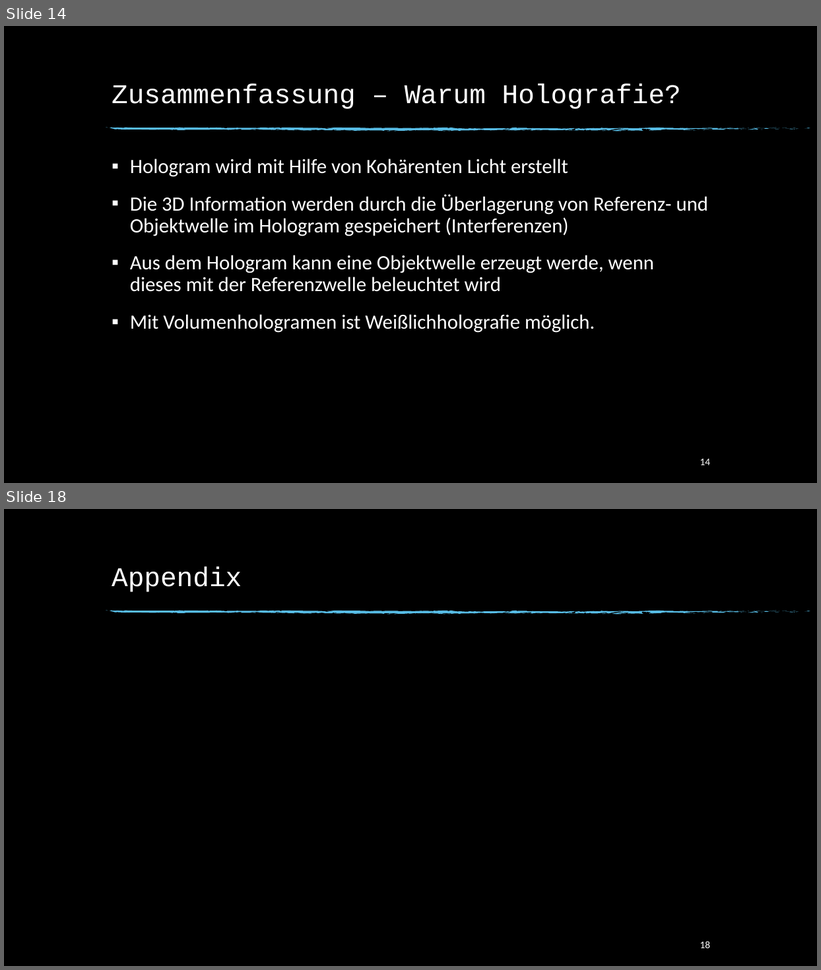
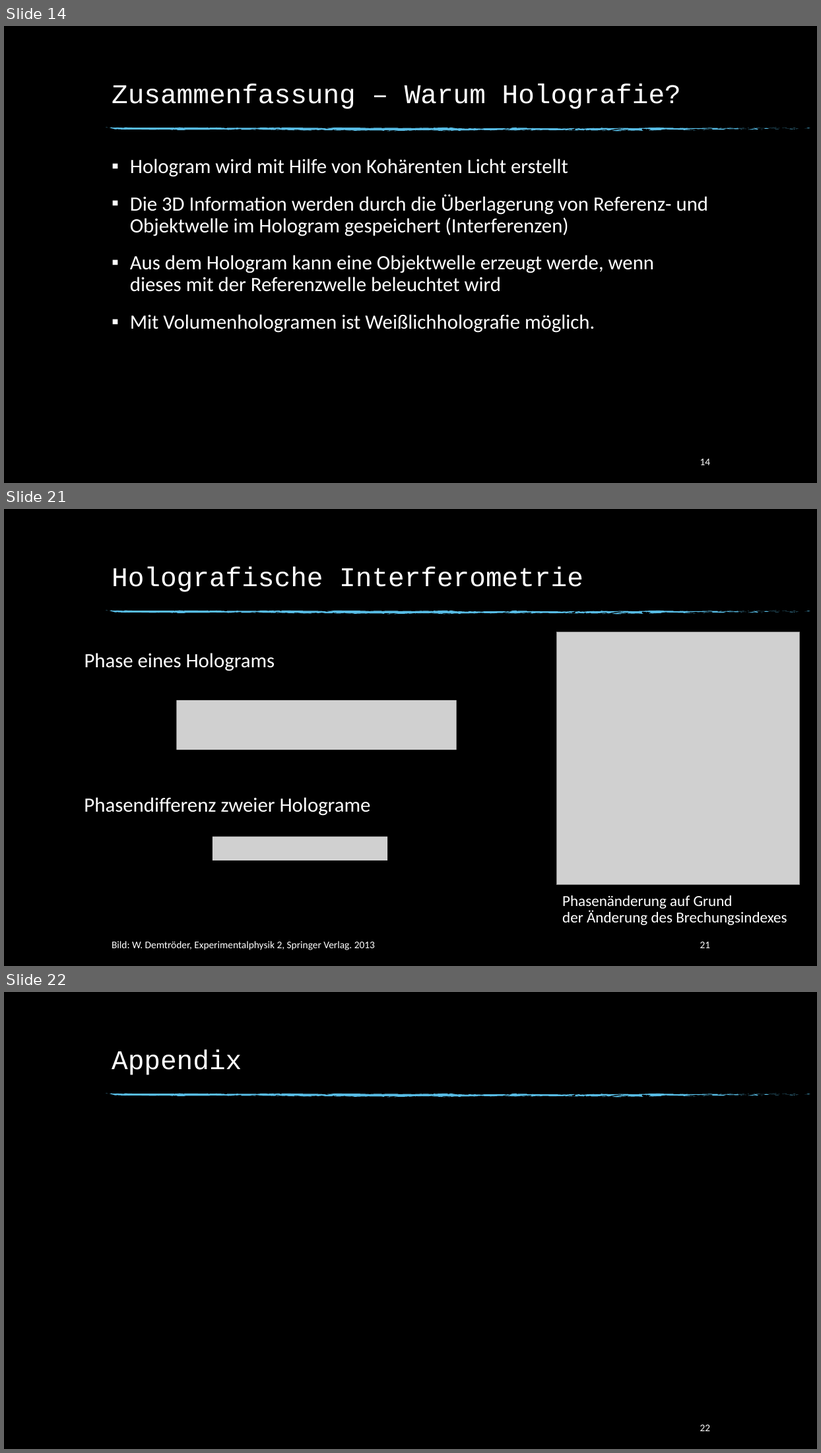
Before and after one commit to beckstev/presentations, a slide deck: holography/holography_presentation.pptx. Shown one above the other, each under a label of ours: slides 14 and 18 before the commit, slides 14, 21 and 22 after it; the slides between them are not shown. The pictures are 821x970 and 821x1453 pixels, drawn with LibreOffice and Linux fonts; fonts in the diff are those of the drawing; grey boxes stand for pictures; background and template pictures are left out. Boxes give left, top, right and bottom in pixels: in the first picture for what was removed or moved away, otherwise in the second. Text is boxed around its words. In the diff, an @@ line names an element or a change of style, - is before the commit and + after.

```diff
--- a/holography/holography_presentation.pptx
+++ b/holography/holography_presentation.pptx
@@ slide 21 added at (4, 509, 817, 966), background picture (left out); not listed: 74 template elements that a slide beside it also shows @@
@@ title added at (112, 566, 583, 592), 32 pt, text #FFFFFF @@
+Holografische Interferometrie
@@ picture added at (556, 632, 800, 885) @@
@@ text added at (85, 653, 275, 671), 24 pt, text #FFFFFF @@
+Phase eines Holograms
@@ picture added at (177, 700, 457, 751) @@
@@ text added at (84, 797, 371, 816), 24 pt, text #FFFFFF @@
+Phasendifferenz zweier Holograme
@@ picture added at (213, 837, 387, 861) @@
@@ text added at (562, 896, 787, 925), 18 pt, text #FFFFFF @@
+Phasenänderung auf Grund
+der Änderung des Brechungsindexes
@@ text added at (112, 941, 375, 951), 12 pt, text #FFFFFF @@
+Bild: W. Demtröder, Experimentalphysik 2, Springer Verlag. 2013
@@ page number added at (700, 942, 711, 949), 12 pt, text #FFFFFF @@
+21
@@ what was slide 18 is now slide 22 @@
@@ page number at (700, 1425, 711, 1432): text changed @@
-18
+22
```
Also in this commit, not shown: 1 slide changed, 6 other slides added, 3 slides removed.
